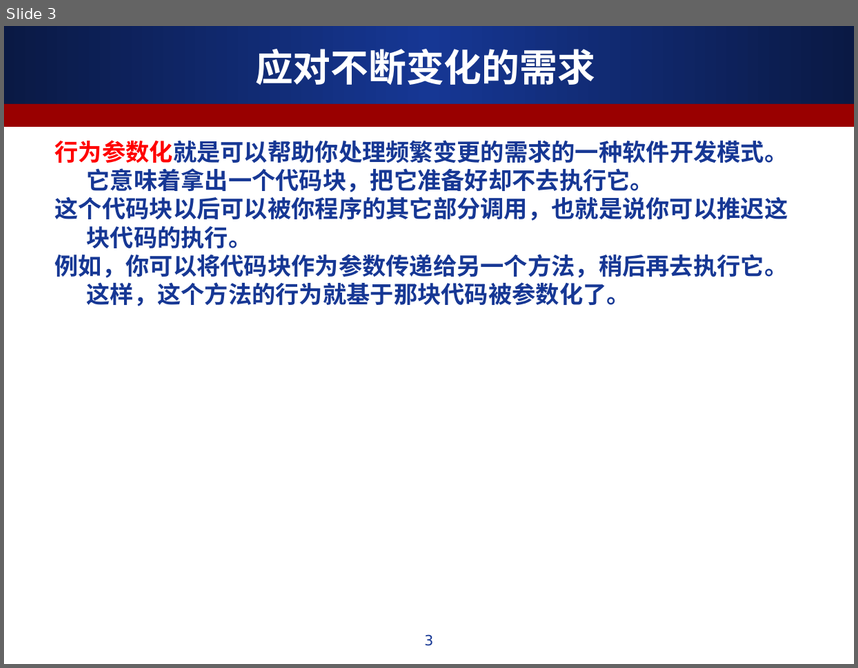
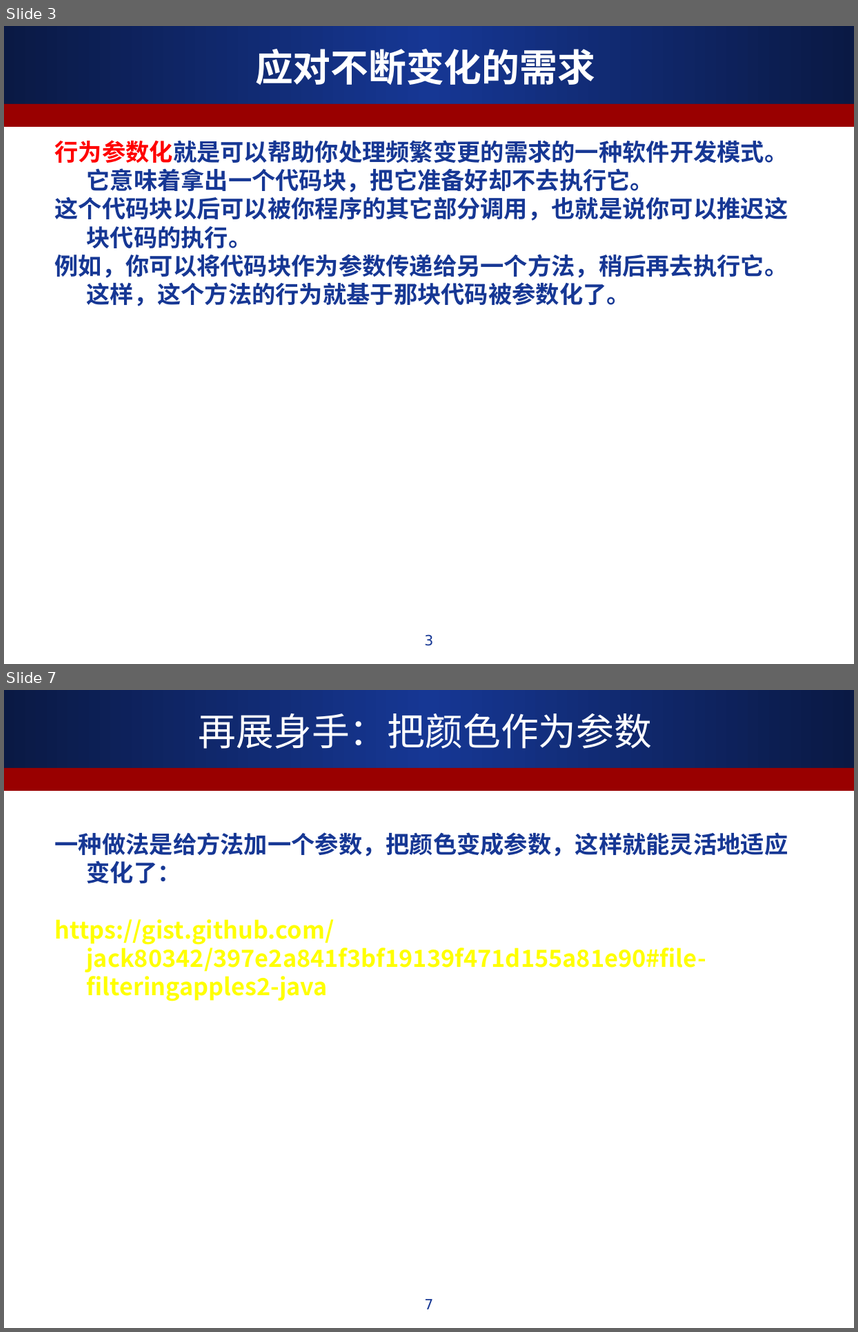
Before and after one commit to ALiberInc/Training, a slide deck: Java8NewFeature/第一章_通过行为参数化传递代码.ppt. Shown one above the other, each under a label of ours: slide 3 before the commit, slides 3 and 7 after it; the slides between them are not shown. The pictures are 858x668 and 858x1332 pixels, drawn with LibreOffice and Linux fonts; fonts in the diff are those of the drawing. Boxes give left, top, right and bottom in pixels: in the first picture for what was removed or moved away, otherwise in the second. Text is boxed around its words. In the diff, an @@ line names an element or a change of style, - is before the commit and + after.

```diff
--- a/Java8NewFeature/第一章_通过行为参数化传递代码.ppt
+++ b/Java8NewFeature/第一章_通过行为参数化传递代码.ppt
@@ slide 7 added at box(4, 690, 854, 1328), background #FFFFFF; not listed: 2 template elements that a slide beside it also shows @@
@@ title added at box(199, 713, 652, 749), 32 pt, text #FFFFFF @@
+再展身手：把颜色作为参数
@@ text added at box(55, 832, 789, 1001), 20 pt, text #FFFF00, bold @@
+一种做法是给方法加一个参数，把颜色变成参数，这样就能灵活地适应变化了：
+https://gist.github.com/jack80342/397e2a841f3bf19139f471d155a81e90#file-filteringapples2-java
@@ page number added at box(424, 1299, 433, 1309), 12 pt, text #163794 @@
+7
```
Also in this commit, not shown: 2 slides changed, 8 other slides added.
